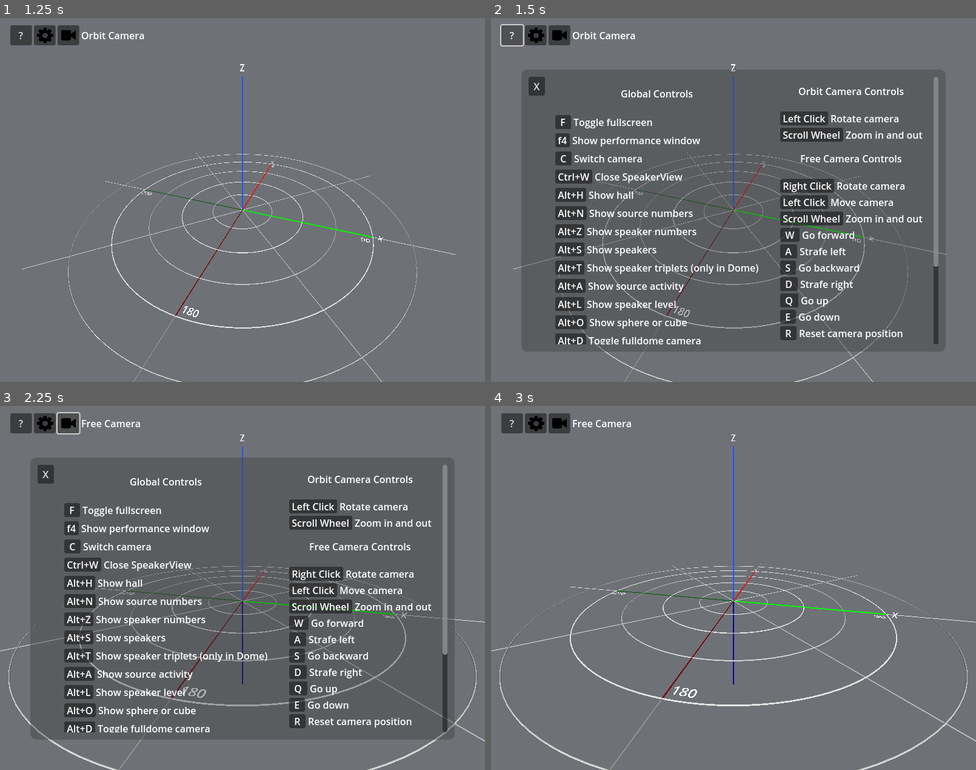
Above: before the commit, frames 1-4 (two rows, left to right).
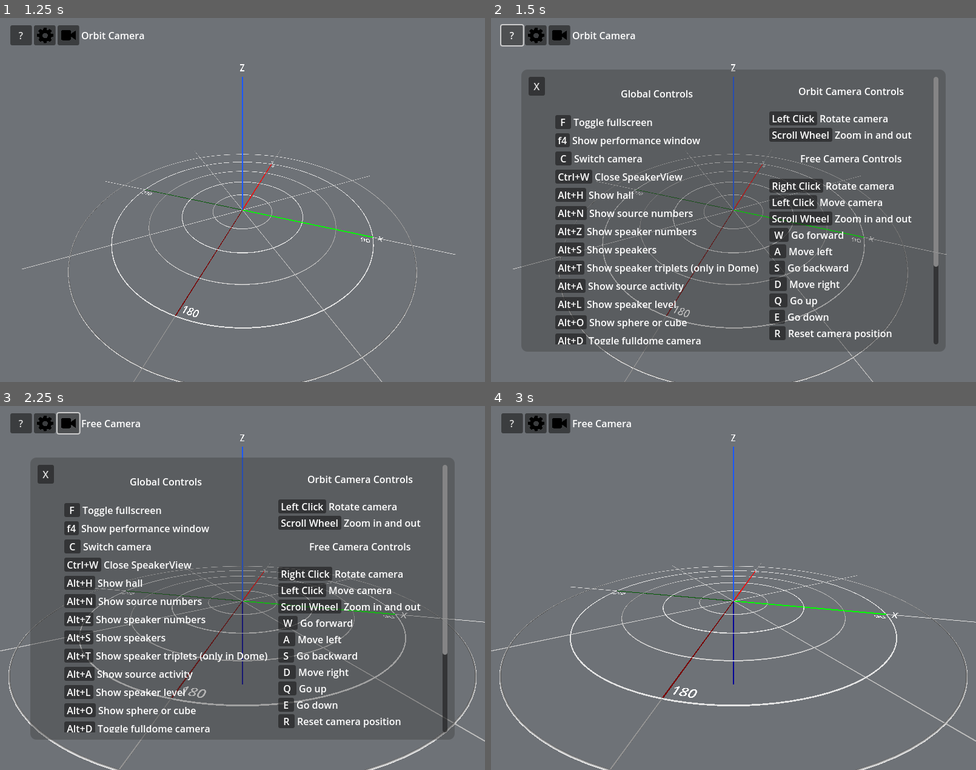
Above: after the commit, the same moments.

Repository: GRIS-UdeM/SpeakerView
Game: Godot game, scene res://scenes/speakerview.tscn
Same seed, same stepped clock (60 frames per second), same inputs: the game is played once before the commit and once after it.
Inputs (mouse positions are in pixels of both pictures, inside the frame that each line leads up to):
- Up to frame 1 (1.25 s): click "Ok !" at 0.5 s
- Up to frame 2 (1.5 s): click "?" at 1.25 s
- Up to frame 3 (2.25 s): click (67, 424) at 2 s
- Up to frame 4 (3 s): click "X" at 2.75 s

Frame 1 is identical in both runs. In frame 2, 4.3% of the frame differs, in the area x 57-89%, y 25-89%; in frame 3, 4.3%; in frame 4, nothing differs.

Commit message:
various help pannel improvements

Diff:
--- a/scenes/speakerview.tscn
+++ b/scenes/speakerview.tscn
@@ -377,7 +377,8 @@
 keybinding_text = " C "
 help_text = "Switch camera"
 
-[node name="KeybindingHelp4" parent="HelpPanel/Panel/MarginContainer/ScrollContainer/HBoxContainer/GlobalControis" instance=ExtResource("4_b1xjj")]
+[node name="CloseSpeakerViewKeyBinding" parent="HelpPanel/Panel/MarginContainer/ScrollContainer/HBoxContainer/GlobalControis" instance=ExtResource("4_b1xjj")]
+unique_name_in_owner = true
 layout_mode = 2
 keybinding_text = "Ctrl+W"
 help_text = "Close SpeakerView"
@@ -488,7 +489,7 @@
 [node name="KeybindingHelp4" parent="HelpPanel/Panel/MarginContainer/ScrollContainer/HBoxContainer/CameraControls" instance=ExtResource("4_b1xjj")]
 layout_mode = 2
 keybinding_text = " A "
-help_text = "Strafe left"
+help_text = "Move left"
 
 [node name="KeybindingHelp5" parent="HelpPanel/Panel/MarginContainer/ScrollContainer/HBoxContainer/CameraControls" instance=ExtResource("4_b1xjj")]
 layout_mode = 2
@@ -498,7 +499,7 @@
 [node name="KeybindingHelp6" parent="HelpPanel/Panel/MarginContainer/ScrollContainer/HBoxContainer/CameraControls" instance=ExtResource("4_b1xjj")]
 layout_mode = 2
 keybinding_text = " D "
-help_text = "Strafe right"
+help_text = "Move right"
 
 [node name="KeybindingHelp7" parent="HelpPanel/Panel/MarginContainer/ScrollContainer/HBoxContainer/CameraControls" instance=ExtResource("4_b1xjj")]
 layout_mode = 2
@@ -528,12 +529,12 @@
 [node name="KeybindingHelp13" parent="HelpPanel/Panel/MarginContainer/ScrollContainer/HBoxContainer/CameraControls" instance=ExtResource("4_b1xjj")]
 layout_mode = 2
 keybinding_text = " A "
-help_text = "Rotate clockwise"
+help_text = "Rotate scene counterclockwise"
 
 [node name="KeybindingHelp14" parent="HelpPanel/Panel/MarginContainer/ScrollContainer/HBoxContainer/CameraControls" instance=ExtResource("4_b1xjj")]
 layout_mode = 2
 keybinding_text = " D "
-help_text = "Rotate anti-clockwise"
+help_text = "Rotate scene clockwise"
 
 [node name="KeybindingHelp15" parent="HelpPanel/Panel/MarginContainer/ScrollContainer/HBoxContainer/CameraControls" instance=ExtResource("4_b1xjj")]
 layout_mode = 2
--- a/scripts/SpeakerView.gd
+++ b/scripts/SpeakerView.gd
@@ -141,6 +141,11 @@
 
 	if !is_started_by_SG:
 		%NoSGPanel.visible = true
+	# correctly display Cmd+W on macOS. If we ever have more controls
+	# that use Ctrl/Cmd, we should write an abstraction for this directly in
+	# the keybindings scene.
+	if platform_is_macos:
+		%CloseSpeakerViewKeyBinding.keybinding_text = "Cmd+W"
 	if platform_is_macos and is_started_by_SG:
 		should_move_SG_to_foreground = !SV_started_by_SG_for_the_first_time
 
